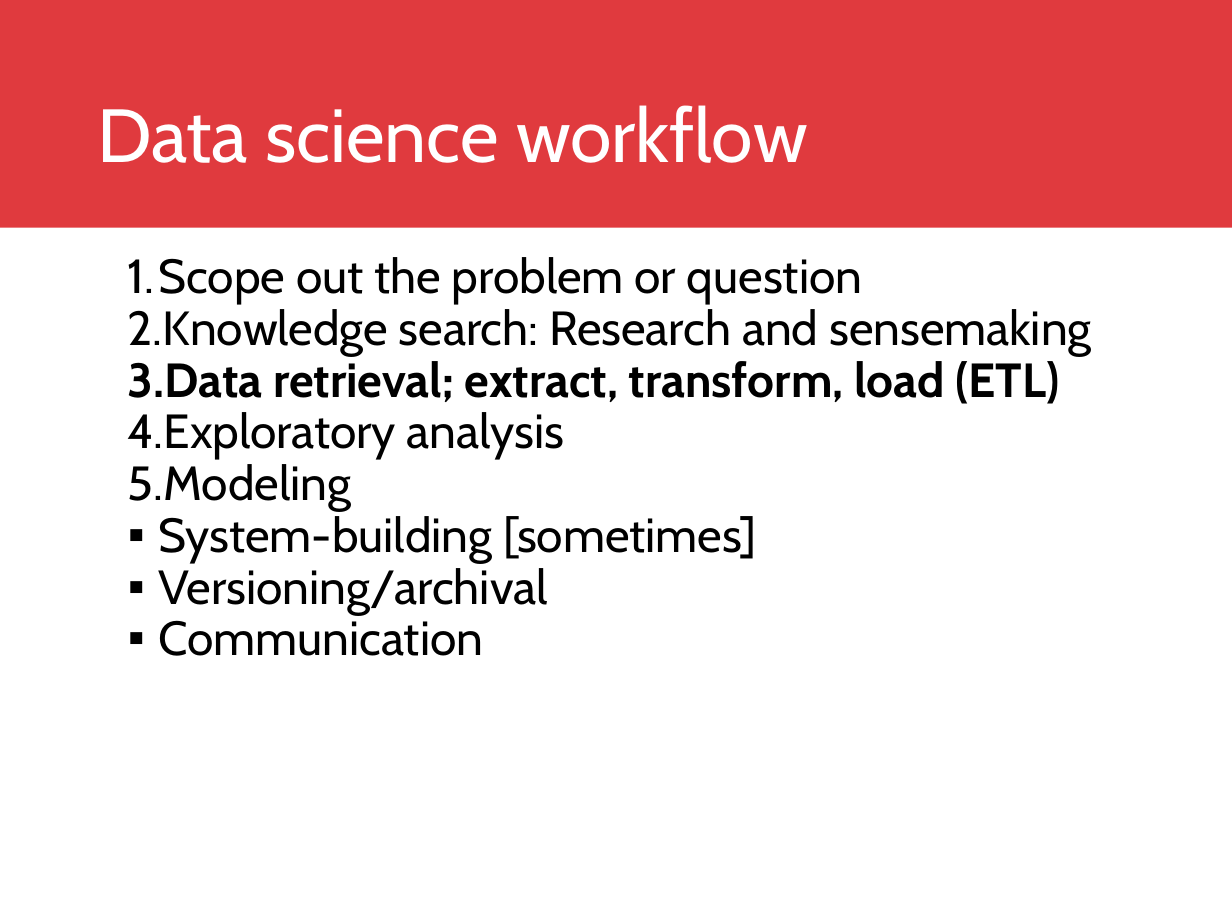
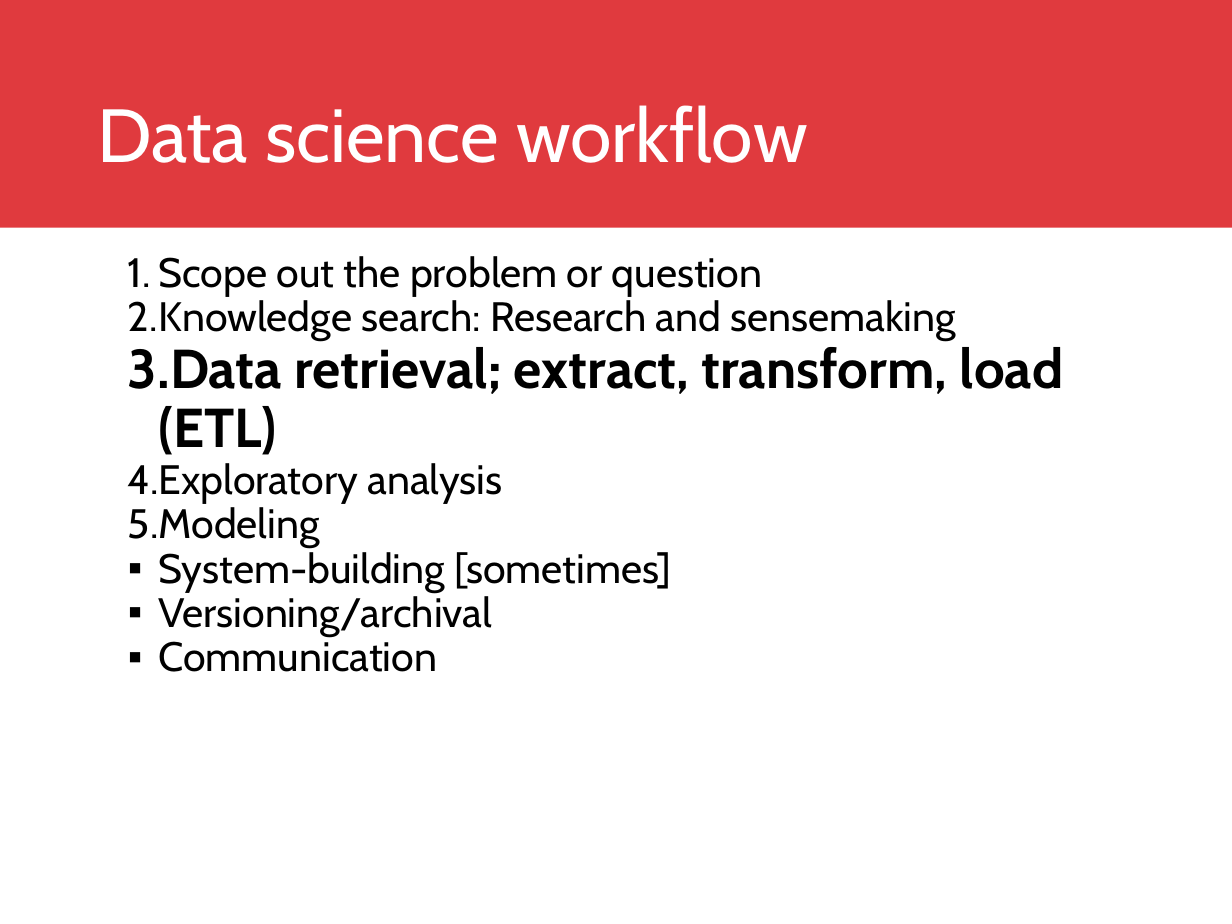
Before and after one commit to DreaJulca/streamvis-lecture, a slide deck: slide 9 of Visual Data Science.pptx. Drawn at 1232x924 pixels with LibreOffice and Linux fonts; fonts in the diff are those of the drawing; background and template pictures are left out. Boxes give left, top, right and bottom in pixels: in the first picture for what was removed or moved away, otherwise in the second. Text is boxed around its words. In the diff, an @@ line names an element or a change of style, - is before the commit and + after.

```diff
--- a/Visual Data Science.pptx
+++ b/Visual Data Science.pptx
@@ text "Scope out the problem or ..." at bbox=[128, 256, 1063, 672]: size 28 to 24 pt in "Scope out the problem or question", "Knowledge search: Research and sensemaking", "Exploratory analysis", "Modeling" and 3 more places; size 28 to 32 pt in "Data retrieval; extract, transform, load (ETL)" @@
```
Also in this commit, not shown: 5 other slides changed, 2 slides added, 1 other file.
